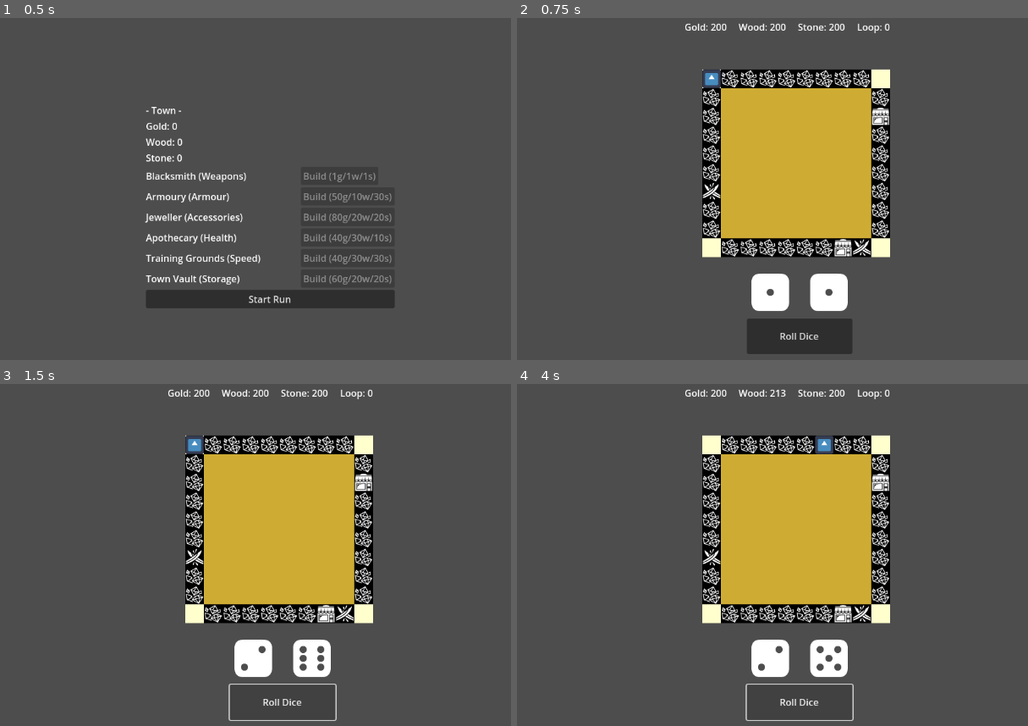
Above: before the commit, frames 1-4 (two rows, left to right).
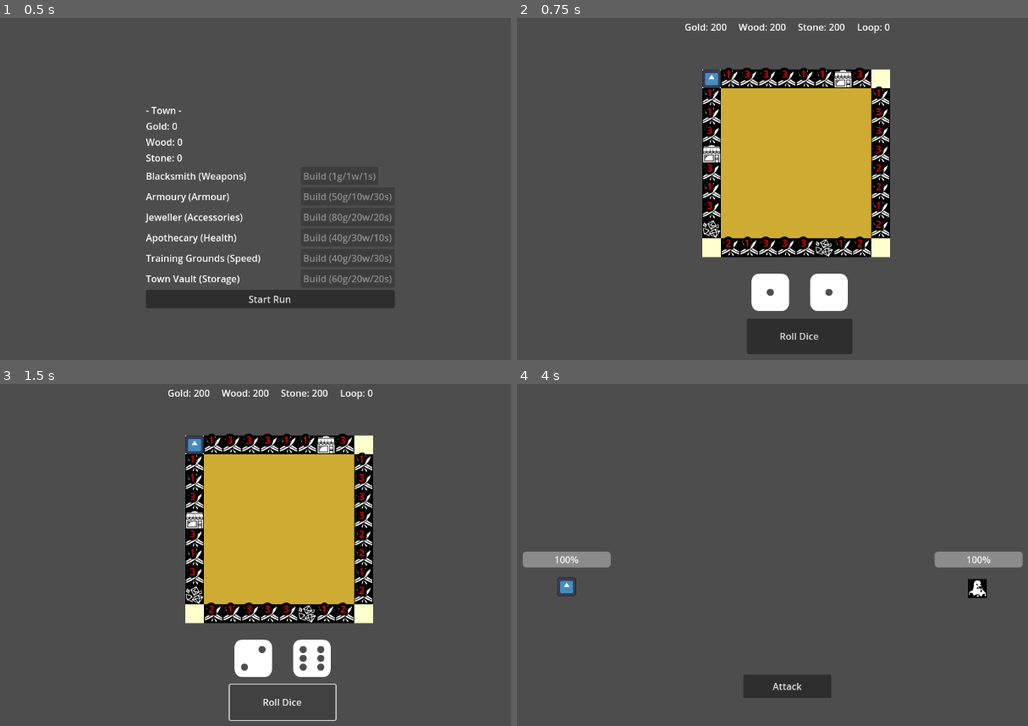
Above: after the commit, the same moments.

Repository: pescmy/HeRoll
Game: Godot game, scene res://scene/town.tscn
Same seed, same stepped clock (60 frames per second), same inputs: the game is played once before the commit and once after it. The engine's default icon, where the game draws it, is replaced by a stand-in: a white triangle on a blue panel in a dark square.
Inputs:
- Up to frame 1 (0.5 s): no input
- Up to frame 2 (0.75 s): click "Start Run" at 0.5 s
- Up to frame 3 (1.5 s): click "Roll Dice" at 1.25 s
- Up to frame 4 (4 s): click "Roll Dice" at 2 s; click "Roll Dice" at 2.75 s; tap Enter (ui_accept) at 3.5, 3.8 s; hold R (roll dice) from 3.53 s (still down); tap L (leave_shop, bound only after the commit) at 3.77 s

Frame 1 is identical in both runs. In frame 2, 3.6% of the frame differs, in the area x 36-73%, y 14-70%; in frame 3, 3.6%; in frame 4, 24%, in the area x 1-100%, y 1-99%.

Commit message:
add in auto threat calc for battles, rework save system for threat

Diff:
--- a/project.godot
+++ b/project.godot
@@ -33,6 +33,31 @@
 "events": [Object(InputEventKey,"resource_local_to_scene":false,"resource_name":"","device":-1,"window_id":0,"alt_press …(192 unchanged characters)…
 ]
 }
+attack={
+"deadzone": 0.2,
+"events": [Object(InputEventKey,"resource_local_to_scene":false,"resource_name":"","device":-1,"window_id":0,"alt_pressed":false,"shift_pressed":false,"ctrl_pressed":false,"meta_pressed":false,"pressed":false,"keycode":0,"physical_keycode":32,"key_label":0,"unicode":32,"location":0,"echo":false,"script":null)
+]
+}
+extract={
+"deadzone": 0.2,
+"events": [Object(InputEventKey,"resource_local_to_scene":false,"resource_name":"","device":-1,"window_id":0,"alt_pressed":false,"shift_pressed":false,"ctrl_pressed":false,"meta_pressed":false,"pressed":false,"keycode":0,"physical_keycode":69,"key_label":0,"unicode":101,"location":0,"echo":false,"script":null)
+]
+}
+heal={
+"deadzone": 0.2,
+"events": [Object(InputEventKey,"resource_local_to_scene":false,"resource_name":"","device":-1,"window_id":0,"alt_pressed":false,"shift_pressed":false,"ctrl_pressed":false,"meta_pressed":false,"pressed":false,"keycode":0,"physical_keycode":72,"key_label":0,"unicode":104,"location":0,"echo":false,"script":null)
+]
+}
+gold={
+"deadzone": 0.2,
+"events": [Object(InputEventKey,"resource_local_to_scene":false,"resource_name":"","device":-1,"window_id":0,"alt_pressed":false,"shift_pressed":false,"ctrl_pressed":false,"meta_pressed":false,"pressed":false,"keycode":0,"physical_keycode":71,"key_label":0,"unicode":103,"location":0,"echo":false,"script":null)
+]
+}
+leave_shop={
+"deadzone": 0.2,
+"events": [Object(InputEventKey,"resource_local_to_scene":false,"resource_name":"","device":-1,"window_id":0,"alt_pressed":false,"shift_pressed":false,"ctrl_pressed":false,"meta_pressed":false,"pressed":false,"keycode":0,"physical_keycode":76,"key_label":0,"unicode":108,"location":0,"echo":false,"script":null)
+]
+}
 
 [rendering]
 
--- a/scripts/battle_ui.gd
+++ b/scripts/battle_ui.gd
@@ -70,3 +70,10 @@
 	if battle_controller.current_target != null:
 		enemy_health_bar.max_value = battle_controller.current_target.stats.max_health
 		enemy_health_bar.value = battle_controller.current_target.stats.current_health
+
+func _input(event: InputEvent) -> void:
+	if not event is InputEventKey or not event.pressed:
+		return
+	if battle_controller.in_battle:
+		if Input.is_action_just_pressed("attack"):
+			battle_controller.player_attack()
--- a/scripts/board_icons.gd
+++ b/scripts/board_icons.gd
@@ -8,7 +8,9 @@
 @export var icon_scale: Vector2 = Vector2(1, 1)
 
 var icon_map: Dictionary = {
-	"combat": preload("res://art/board/sword-clash.png"),
+	"combat_1": preload("res://art/board/sword-clash.png"),
+	"combat_2": preload("res://art/board/sword-clash.png"),
+	"combat_3": preload("res://art/board/sword-clash.png"),
 	"shop": preload("res://art/board/shop.png"),
 	"resource": preload("res://art/board/gems.png")
 }
@@ -17,19 +19,33 @@
 	generate_icons()
 
 func generate_icons() -> void:
-	#print("🗺️ Generating icons, tile_types: ", GameData.tile_types)
 	var positions = get_tile_positions()
 
 	for index in GameData.tile_types:
-		var type = GameData.tile_types[index]
-		if not icon_map.has(type):
+		var tile = GameData.tile_types[index]
+		var type = tile["type"]
+		var stars = tile["stars"]
+
+		var icon_key = type
+		if type == "combat":
+			icon_key = "combat_%d" % stars
+
+		if not icon_map.has(icon_key):
 			continue
 
 		var sprite = Sprite2D.new()
-		sprite.texture = icon_map[type]
+		sprite.texture = icon_map[icon_key]
 		sprite.position = positions[index]
 		sprite.scale = icon_scale
 		add_child(sprite)
+
+		if type == "combat" and stars > 0:
+			var label = Label.new()
+			label.text = str(stars)
+			label.position = positions[index] + Vector2(-8, -20)
+			label.add_theme_color_override("font_color", Color.RED)
+			label.add_theme_constant_override("outline_size",20)
+			add_child(label)
 
 func get_tile_positions() -> Array[Vector2]:
 	var positions: Array[Vector2] = []
--- a/scripts/enemy_data.gd
+++ b/scripts/enemy_data.gd
@@ -9,3 +9,15 @@
 @export var sprite: Texture2D
 @export var reward_gold: int
 @export var reward_xp: int
+
+func get_threat() -> float:
+	return (max_health / 20.0) + (strength * 0.5) + (defense * 0.3) + (speed * 0.2)
+
+func get_min_loop() -> int:
+	var threat = get_threat()
+	if threat < 8:
+		return 0
+	elif threat < 13:
+		return 2
+	else:
+		return 4
--- a/scripts/game.gd
+++ b/scripts/game.gd
@@ -4,18 +4,20 @@
 @onready var player: Node2D = $Player
 @onready var dice = $DiceContainer
 @onready var board = $GameBoard
+
 var board_generated: bool = false
 
 func _ready() -> void:
 	print("Game scene ready!")
-	# You can do any setup here if needed
-	# For example: set starting player stats, equipment, etc.
+	# DEBUG - remove before release
+	if GameData.inventory[0].is_empty():
+		GameData._debug_fill_inventory()
+		GameData.inventory_changed.emit()
 	if player.has_node("PlayerStats"):
 		var stats = player.get_node("PlayerStats")
 		print("Player starting HP: %d" % stats.current_health)
 
 func _process(_delta: float) -> void:
-	# Temporary test: press Enter to roll dice
 	if Input.is_action_just_pressed("ui_accept"):
 		if game_controller.has_method("roll_dice"):
 			game_controller.roll_dice()
--- a/scripts/game_data.gd
+++ b/scripts/game_data.gd
@@ -4,9 +4,9 @@
 var board_generated: bool = false
 
 #36 board tiles, 4 corner tiles safe so 32 tiles
-var tile_combat: int = 2
+var tile_combat: int = 28
 var tile_shop: int = 2
-var tile_resource: int = 28
+var tile_resource: int = 2
 var tile_types: Dictionary = {}
 
 var current_enemy_data: Array[EnemyData] = []
@@ -22,8 +22,8 @@
 signal loop_changed(new_count: int)
 
 func _ready() -> void:
+	init_inventory()
 	SaveManager.load_save()
-	init_inventory()
 	if not board_generated:
 		generate_board()
 		board_generated = true
@@ -32,7 +32,9 @@
 	inventory.clear()
 	for i in range(inventory_size):
 		inventory.append({})
-	# DEBUG - remove before release
+
+# Call this manually in _ready() for testing, remove before release
+func _debug_fill_inventory() -> void:
 	inventory[0] = {"name": "gold", "type": "resource", "amount": 200, "icon": "res://art/resources/coins.png"}
 	inventory[1] = {"name": "wood", "type": "resource", "amount": 200, "icon": "res://art/resources/wood_pile.png"}
 	inventory[2] = {"name": "stone", "type": "resource", "amount": 200, "icon": "res://art/resources/stone_pile.png"}
@@ -85,31 +87,26 @@
 	var corners = [0, 9, 18, 27]
 	var pool = []
 
-	# Build pool of non-corner indices
 	for i in range(36):
 		if not corners.has(i):
 			pool.append(i)
 
 	pool.shuffle()
 
-	# Assign corners as safe
 	for i in corners:
-		tile_types[i] = "safe"
+		tile_types[i] = {"type": "safe", "stars": 0}
 
-	# Assign combat tiles
 	for i in range(tile_combat):
-		tile_types[pool[i]] = "combat"
+		var stars = randi_range(1, 3)
+		tile_types[pool[i]] = {"type": "combat", "stars": stars}
 
-	# Assign shop tiles
 	for i in range(tile_combat, tile_combat + tile_shop):
-		tile_types[pool[i]] = "shop"
+		tile_types[pool[i]] = {"type": "shop", "stars": 0}
 
-	# Assign resource tiles
 	for i in range(tile_combat + tile_shop, tile_combat + tile_shop + tile_resource):
-		tile_types[pool[i]] = "resource"
+		tile_types[pool[i]] = {"type": "resource", "stars": 0}
 
-	# Rest are safe
 	for i in range(tile_combat + tile_shop + tile_resource, pool.size()):
-		tile_types[pool[i]] = "safe"
+		tile_types[pool[i]] = {"type": "safe", "stars": 0}
 
 	board_generated = true
--- a/scripts/inventory_ui.gd
+++ b/scripts/inventory_ui.gd
@@ -44,7 +44,7 @@
 	if event.is_action_pressed("inventory"):
 		if visible:
 			hide()
-			get_tree().get_root().get_node("Game/RollButton").disabled = false
+			owner.find_child("RollButton").disabled = false
 		else:
 			show()
 			owner.find_child("RollButton").disabled = true
--- a/scripts/player_movement.gd
+++ b/scripts/player_movement.gd
@@ -109,15 +109,16 @@
 
 func _on_landed(index: int) -> void:
 	GameData.player_tile_index = index
-	var type = GameData.tile_types.get(index, "safe")
-	print("Landed on %s tile" % type)
+	var tile = GameData.tile_types.get(index, {"type": "safe", "stars": 0})
+	var type = tile["type"]
+	print("Landed on %s tile (stars: %d)" % [type, tile["stars"]])
 
 	match type:
 		"combat":
 			GameData.player_current_health = get_parent().get_node("PlayerStats").current_health
 			print("💾 Saving health: %d" % GameData.player_current_health)
 			GameData.player_tile_index = player_index
-			GameData.current_enemy_data = _pick_enemy()
+			GameData.current_enemy_data = _pick_enemy(tile["stars"])
 			get_tree().change_scene_to_file("res://scene/battle.tscn")
 		"shop":
 			get_tree().get_root().get_node("Game/ShopUI").open_shop()
@@ -142,6 +143,32 @@
 	else:
 		print("❌ Couldn't pick up %s — inventory full!" % type)
 
-func _pick_enemy() -> Array[EnemyData]:
-	var goblin = load("res://enemies/goblin.tres") as EnemyData
-	return [goblin, goblin]
+func _pick_enemy(stars: int) -> Array[EnemyData]:
+	var enemy_pool = [
+		load("res://enemies/goblin.tres") as EnemyData,
+		load("res://enemies/slime.tres") as EnemyData,
+		load("res://enemies/skeleton.tres") as EnemyData,
+	]
+
+	# Filter by loop unlock
+	var available = enemy_pool.filter(func(e): return GameData.loop_count >= e.get_min_loop())
+
+	# Budget per enemy slot based on stars + loop scaling
+	var budget_per_enemy = float(stars) * 3.0 + (GameData.loop_count * 0.3)
+
+	var result: Array[EnemyData] = []
+
+	# Spawn exactly stars number of enemies
+	for i in range(stars):
+		var affordable = available.filter(func(e): return e.get_threat() <= budget_per_enemy)
+		if affordable.is_empty():
+			# Fallback to cheapest available
+			var cheapest = available.reduce(func(a, b): return a if a.get_threat() < b.get_threat() else b)
+			result.append(cheapest)
+		else:
+			result.append(affordable.pick_random())
+
+	print("⚔️ %d★ encounter (budget per enemy %.1f): %d enemies" % [stars, budget_per_enemy, result.size()])
+	for e in result:
+		print("  - %s (threat %.1f)" % [e.name, e.get_threat()])
+	return result
--- a/scripts/save_manager.gd
+++ b/scripts/save_manager.gd
@@ -23,17 +23,23 @@
 	print("💾 Game saved")
 
 func load_save() -> void:
+	print("🔍 Attempting to load save from: " + SAVE_PATH)
 	if not FileAccess.file_exists(SAVE_PATH):
-		print("No save file found")
+		print("❌ No save file found")
 		return
 
 	var file = FileAccess.open(SAVE_PATH, FileAccess.READ)
-	var data = JSON.parse_string(file.get_as_text())
+	var raw = file.get_as_text()
+	print("📄 Raw save data: " + raw)
+	var data = JSON.parse_string(raw)
 	file.close()
 
 	if data == null:
 		print("❌ Failed to parse save file")
 		return
+
+	print("✅ Save loaded - tile_index: %d, loop: %d, health: %d" % [data["player_tile_index"], data["loop_count"], data["player_current_health"]])
+	# ... rest of load
 
 	GameData.player_tile_index = data["player_tile_index"]
 	GameData.player_current_health = data["player_current_health"]
@@ -44,7 +50,11 @@
 
 	var tile_types: Dictionary = {}
 	for key in data["tile_types"]:
-		tile_types[int(key)] = data["tile_types"][key]
+		var tile = data["tile_types"][key]
+		tile_types[int(key)] = {
+			"type": tile["type"],
+			"stars": int(tile["stars"])
+		}
 	GameData.tile_types = tile_types
 
 	TownData.town_storage = data["town_storage"]
--- a/scripts/shop_ui.gd
+++ b/scripts/shop_ui.gd
@@ -57,7 +57,7 @@
 	shop_item = _generate_item()
 	_refresh_item()
 	_refresh_resources()
-	get_tree().get_root().get_node("Game/RollButton").disabled = true
+	owner.find_child("RollButton").disabled = true
 	show()
 
 # --- Item generation ---
@@ -153,7 +153,7 @@
 	print("🛒 Bought %d %s for %d gold" % [amount, resource_name, price])
 
 func _on_leave_pressed() -> void:
-	get_tree().get_root().get_node("Game/RollButton").disabled = false
+	owner.find_child("RollButton").disabled = false
 	hide()
 	shop_closed.emit()
 
@@ -178,3 +178,11 @@
 	if item.speed_bonus > 0: parts.append("+%d SPD" % item.speed_bonus)
 	if item.health_bonus > 0: parts.append("+%d HP" % item.health_bonus)
 	return ", ".join(parts) if parts.size() > 0 else "No bonuses"
+
+func _input(event: InputEvent) -> void:
+	if not event is InputEventKey or not event.pressed:
+		return
+	if not visible:
+		return
+	if Input.is_action_just_pressed("leave_shop"):
+		_on_leave_pressed()
--- a/scripts/start_tile_ui.gd
+++ b/scripts/start_tile_ui.gd
@@ -13,10 +13,12 @@
 func show_choices() -> void:
 	self.show()
 	$Panel.mouse_filter = Control.MOUSE_FILTER_STOP
+	owner.find_child("RollButton").disabled = true
 
 func _hide_ui() -> void:
 	self.hide()
 	$Panel.mouse_filter = Control.MOUSE_FILTER_IGNORE
+	owner.find_child("RollButton").disabled = false
 
 func _on_extract_pressed() -> void:
 	# Move carried resources to town storage
@@ -46,3 +48,15 @@
 		print("❌ Couldn't pick up gold — inventory full!")
 	_hide_ui()
 	emit_signal("choice_made")
+
+func _input(event: InputEvent) -> void:
+	if not event is InputEventKey or not event.pressed:
+		return
+	if not visible:
+		return
+	if Input.is_action_just_pressed("extract"):
+		_on_extract_pressed()
+	elif Input.is_action_just_pressed("heal"):
+		_on_heal_pressed()
+	elif Input.is_action_just_pressed("gold"):
+		_on_gold_pressed()
--- a/scripts/town.gd
+++ b/scripts/town.gd
@@ -87,6 +87,14 @@
 	_refresh_building_buttons()
 
 func _on_start_run_pressed() -> void:
-	GameData.reset_run()
-	SaveManager.save()
+	# Only reset if starting fresh, not continuing
+	if GameData.player_tile_index == 0:
+		GameData.reset_run()
+		SaveManager.save()
 	get_tree().change_scene_to_file("res://scene/game.tscn")
+
+func _input(event: InputEvent) -> void:
+	if not event is InputEventKey or not event.pressed:
+		return
+	if Input.is_action_just_pressed("ui_accept"):
+		_on_start_run_pressed()
